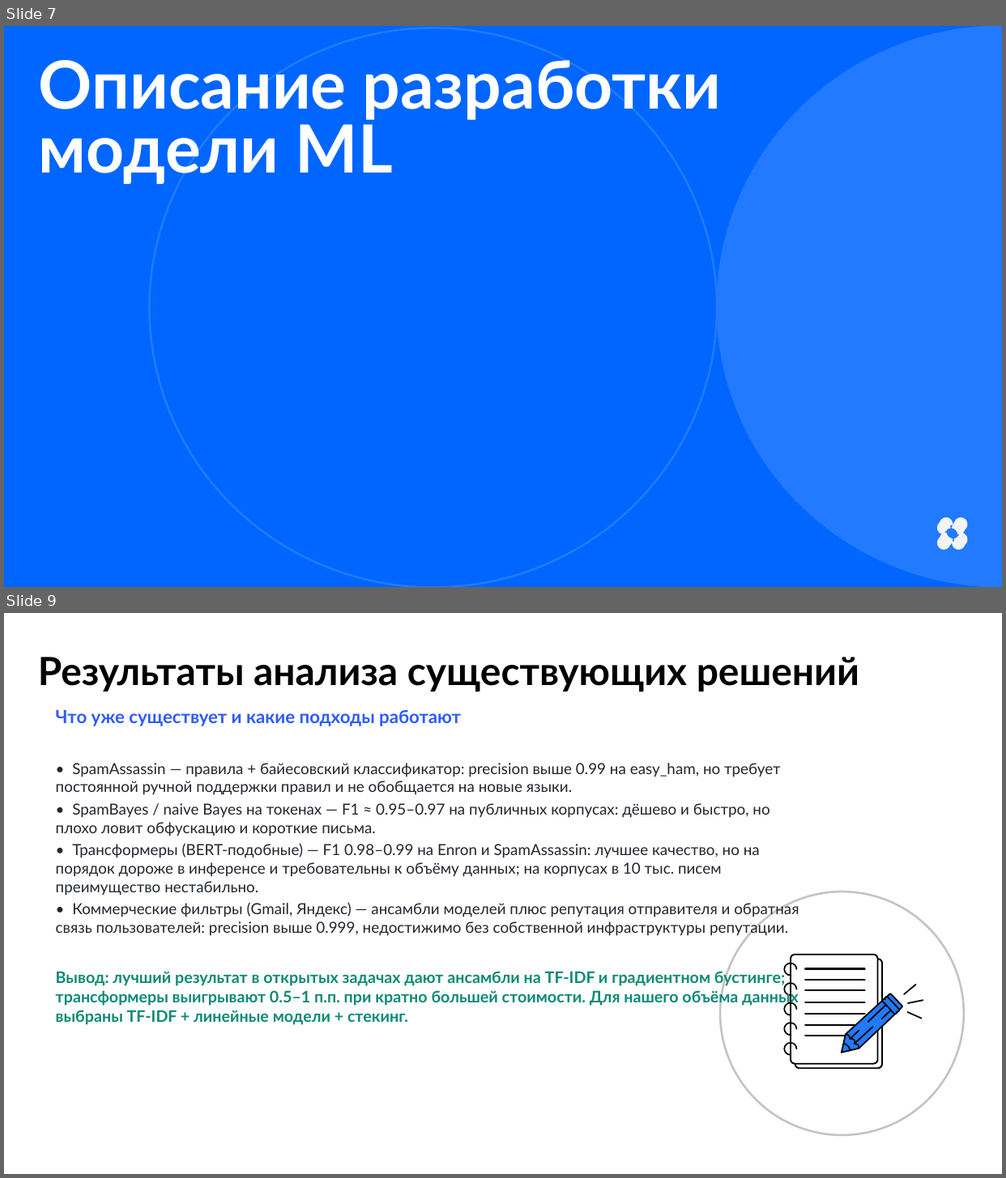
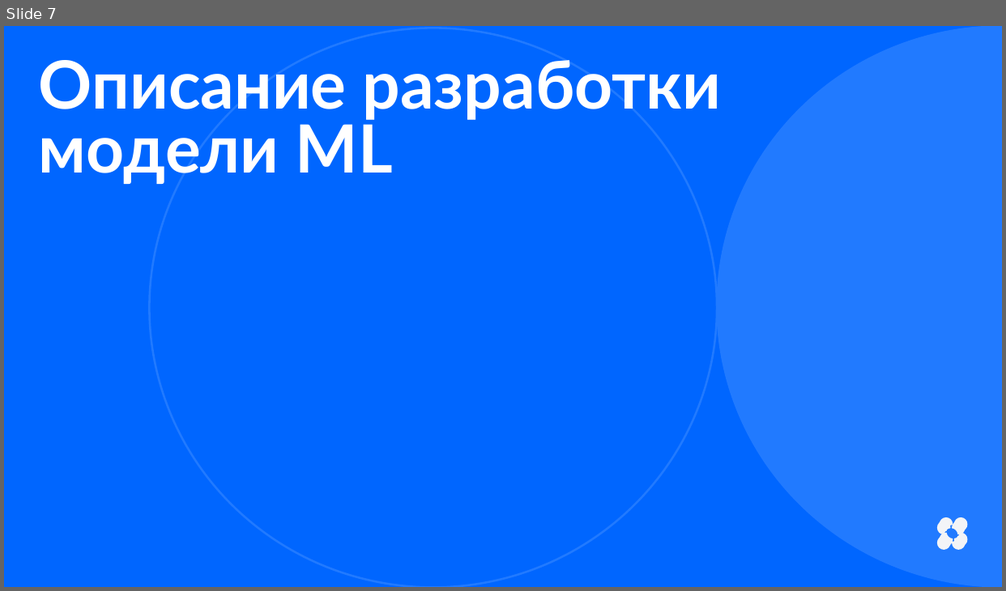
Before and after one commit to Andrey123654/antispam-ml, a slide deck: reports/MKB251-RazhnovAP_Итоговое_задание.pptx. Shown one above the other, each under a label of ours: slides 7 and 9 before the commit, slide 7 after it; the slides between them are not shown. The pictures are 1006x1178 and 1006x591 pixels, drawn with LibreOffice and Linux fonts; fonts in the diff are those of the drawing. Boxes give left, top, right and bottom in pixels: in the first picture for what was removed or moved away, otherwise in the second. Text is boxed around its words. In the diff, an @@ line names an element or a change of style, - is before the commit and + after.

```diff
--- a/reports/MKB251-RazhnovAP_Итоговое_задание.pptx
+++ b/reports/MKB251-RazhnovAP_Итоговое_задание.pptx
@@ slide 9 removed at box(4, 613, 1002, 1174), background #FFFFFF @@
@@ text removed at box(38, 657, 859, 692) @@
-Результаты анализа существующих решений
@@ text removed at box(56, 710, 799, 1025) @@
-Что уже существует и какие подходы работают
-• SpamAssassin — правила + байесовский классификатор: precision выше 0.99 на easy_ham, но требует постоянной ручной поддержки правил и не обобщается на новые языки.
-• SpamBayes / naive Bayes на токенах — F1 ≈ 0.95–0.97 на публичных корпусах: дёшево и быстро, но плохо ловит обфускацию и короткие письма.
-• Трансформеры (BERT-подобные) — F1 0.98–0.99 на Enron и SpamAssassin: лучшее качество, но на порядок дороже в инференсе и требовательны к объёму данных; на корпусах в 10 тыс. писем преимущество нестабильно.
-• Коммерческие фильтры (Gmail, Яндекс) — ансамбли моделей плюс репутация отправителя и обратная связь пользователей: precision выше 0.999, недостижимо без собственной инфраструктуры репутации.
-Вывод: лучший результат в открытых задачах дают ансамбли на TF-IDF и градиентном бустинге; трансформеры выигрывают 0.5–1 п.п. при кратно большей стоимости. Для нашего объёма данных выбраны TF-IDF + линейные модели + стекинг.
@@ ellipse removed at box(721, 892, 964, 1135) @@
@@ group removed at box(783, 954, 923, 1069): 13 freeform shapes, 7 lines @@
```
Also in this commit, not shown: 4 slides changed, 12 slides added, 11 other slides removed, 1 other file.
